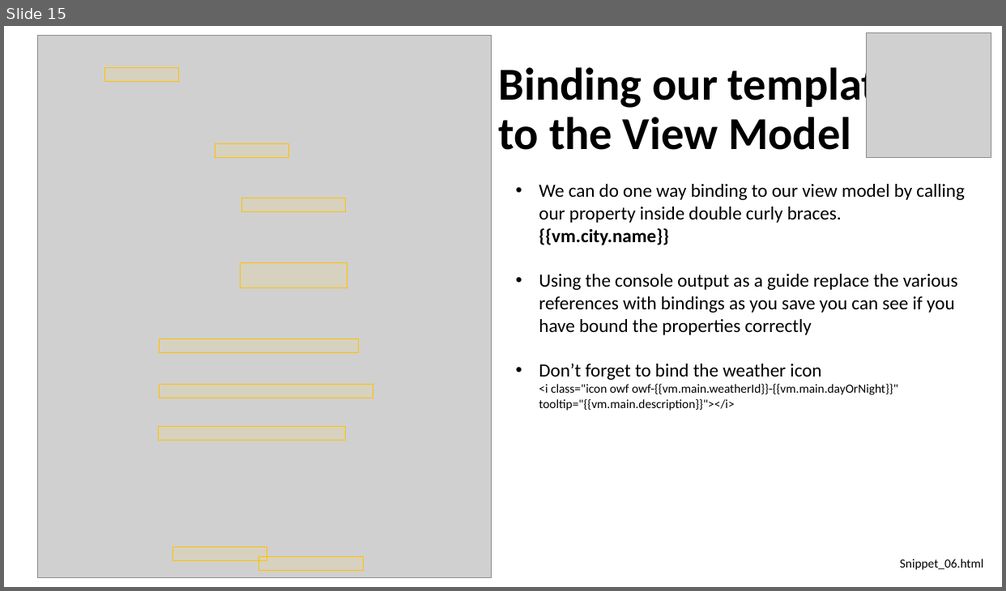
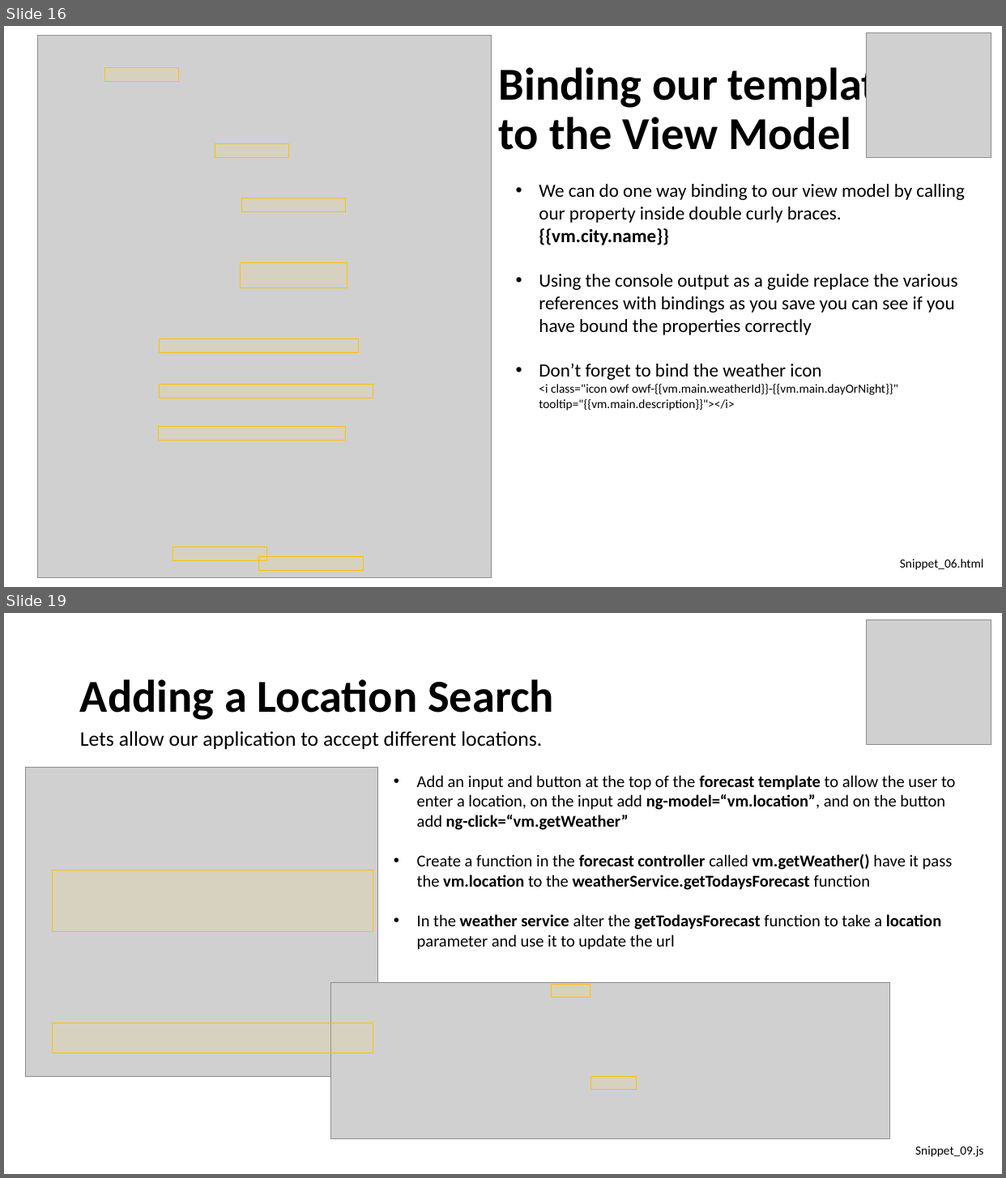
Before and after one commit to weiljx/weatherNg, a slide deck: Getting Started with Angular.pptx. Shown one above the other, each under a label of ours: slide 15 before the commit, slides 16 and 19 after it; the slides between them are not shown. The pictures are 1006x591 and 1006x1178 pixels, drawn with LibreOffice and Linux fonts; fonts in the diff are those of the drawing; grey boxes stand for pictures. Boxes give left, top, right and bottom in pixels: in the first picture for what was removed or moved away, otherwise in the second. Text is boxed around its words. In the diff, an @@ line names an element or a change of style, - is before the commit and + after.

Commit message:
More Snippets and Updated Presentation

```diff
--- a/Getting Started with Angular.pptx
+++ b/Getting Started with Angular.pptx
@@ slide 19 added at (4, 613, 1002, 1174), background #FFFFFF @@
@@ picture added at (867, 619, 991, 745) @@
@@ title added at (80, 679, 554, 720), 44 pt, text #000000, bold @@
+Adding a Location Search
@@ text added at (80, 731, 542, 749), 20 pt, text #000000 @@
+Lets allow our application to accept different locations.
@@ picture added at (25, 767, 377, 1077) @@
@@ text added at (417, 775, 955, 950), 16 pt, text #000000 @@
+• Add an input and button at the top of the forecast template to allow the user to enter a location, on the input add ng-model=“vm.location”, and on the button add ng-click=“vm.getWeather”
+• Create a function in the forecast controller called vm.getWeather() have it pass the vm.location to the weatherService.getTodaysForecast function
+• In the weather service alter the getTodaysForecast function to take a location parameter and use it to update the url
@@ rectangle added at (53, 870, 373, 932), fill #FFD966 at 15% opacity, outline #FFC000 0.5 pt @@
@@ picture added at (330, 983, 889, 1140) @@
@@ rectangle added at (552, 984, 590, 997), fill #FFD966 at 15% opacity, outline #FFC000 0.5 pt @@
@@ rectangle added at (53, 1023, 373, 1053), fill #FFD966 at 15% opacity, outline #FFC000 0.5 pt @@
@@ rectangle added at (591, 1077, 636, 1090), fill #FFD966 at 15% opacity, outline #FFC000 0.5 pt @@
@@ text added at (915, 1146, 983, 1157), 12 pt, text #000000 @@
+Snippet_09.js
@@ what was slide 15 is now slide 16 @@
```
Also in this commit, not shown: 1 slide changed, 6 other slides added, 4 other files.
